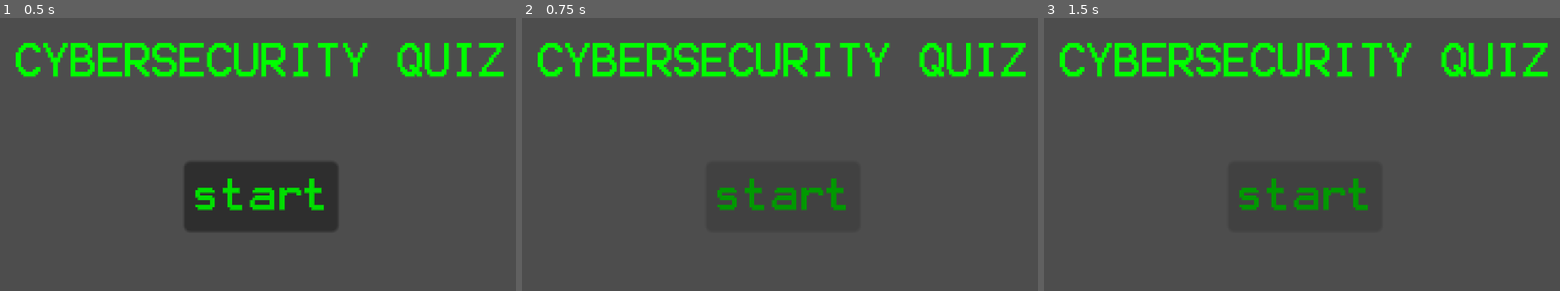
Above: before the commit, frames 1-3 (left to right).
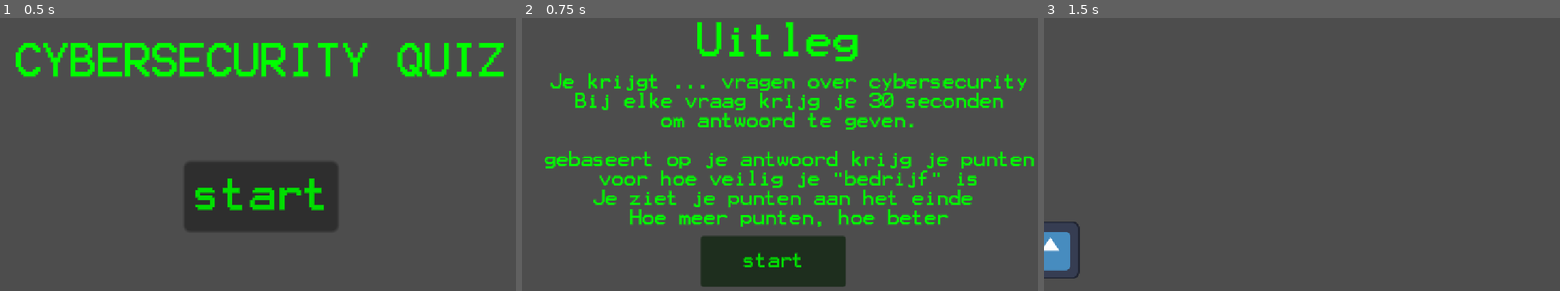
Above: after the commit, the same moments.

Repository: shinyrezz/pws-quiz
Game: Godot game, scene res://node_2d.tscn
Two runs of this game, one before a commit and one after it. Both use one fixed random seed, a clock stepped at 60 frames per second and the inputs below. The engine's default icon, where the game draws it, is replaced by a stand-in: a white triangle on a blue panel in a dark square.
Inputs:
- Up to frame 1 (0.5 s): no input
- Up to frame 2 (0.75 s): click "start" at 0.5 s
- Up to frame 3 (1.5 s): click "start" at 1.25 s

Frame 1 is identical in both runs. In frame 2, 23% of the frame differs, in the area x 3-100%, y 1-99%; in frame 3, 7.1%.
Error before the commit: Parse Error: Too many arguments for "queue_free()" call. Expected at most 0 but received 1. (res://button.gd:16)

Commit message:
yes

Diff:
--- a/Tutorial.tscn
+++ b/Tutorial.tscn
@@ -1,3 +1,56 @@
 [gd_scene format=3 uid="uid://csyf04nl7vkhx"]
 
+[ext_resource type="Script" uid="uid://dbrdhprv0ohlt" path="res://tutorial.gd" id="1_fr6qw"]
+[ext_resource type="FontFile" uid="uid://c7ewsn767rk6" path="res://terminal 16 unicode.ttf" id="2_oiqhk"]
+[ext_resource type="Script" uid="uid://dtdm0scckef3i" path="res://button2.gd" id="3_p3v23"]
+
 [node name="Node2D" type="Node2D" unique_id=887558977]
+scale = Vector2(5, 5)
+script = ExtResource("1_fr6qw")
+
+[node name="Label" type="Label" parent="." unique_id=73489867]
+modulate = Color(0, 1, 0, 1)
+offset_left = 76.2
+offset_top = 8.4
+offset_right = 244.2
+offset_bottom = 24.4
+theme_override_fonts/font = ExtResource("2_oiqhk")
+text = "Uitleg"
+max_lines_visible = 999
+
+[node name="Node2D" type="Node2D" parent="." unique_id=1911602914]
+scale = Vector2(0.45, 0.45)
+
+[node name="Label2" type="Label" parent="Node2D" unique_id=278293432]
+modulate = Color(0, 1, 0, 1)
+offset_left = 21.333332
+offset_top = 65.77778
+offset_right = 489.33334
+offset_bottom = 157.77777
+theme_override_fonts/font = ExtResource("2_oiqhk")
+text = "Je krijgt ... vragen over cybersecurity
+Bij elke vraag krijg je 30 seconden
+om antwoord te geven.
+
+gebaseert op je antwoord krijg je punten
+voor hoe veilig je \"bedrijf\" is
+Je ziet je punten aan het einde
+Hoe meer punten, hoe beter
+"
+horizontal_alignment = 1
+max_lines_visible = 999
+
+[node name="Button" type="Button" parent="Node2D/Label2" unique_id=1240386132]
+layout_mode = 0
+offset_left = 153.77779
+offset_top = 157.77777
+offset_right = 295.55554
+offset_bottom = 207.55556
+theme_override_colors/font_color = Color(0, 0.8745098, 0, 1)
+theme_override_colors/font_hover_color = Color(0, 0.6039216, 0, 1)
+theme_override_colors/icon_pressed_color = Color(0, 0.7019608, 0, 1)
+theme_override_fonts/font = ExtResource("2_oiqhk")
+text = "start"
+script = ExtResource("3_p3v23")
+
+[connection signal="pressed" from="Node2D/Label2/Button" to="Node2D/Label2/Button" method="_on_pressed2"]
--- a/button.gd
+++ b/button.gd
@@ -12,5 +12,5 @@
 
 
 func _on_pressed() -> void:
-	load("res://Tutorial.tscn")
-	queue_free("res://node_2d.tscn")
+	get_tree().change_scene_to_file("res://Tutorial.tscn")
+	Global.sceneswitch = true
--- /dev/null
+++ b/button2.gd
@@ -0,0 +1,16 @@
+extends Button
+
+
+# Called when the node enters the scene tree for the first time.
+func _ready() -> void:
+	pass # Replace with function body.
+
+
+# Called every frame. 'delta' is the elapsed time since the previous frame.
+func _process(delta: float) -> void:
+	pass
+
+
+func _on_pressed2() -> void:
+	get_tree().change_scene_to_file("res://questions.tscn")
+	Global.sceneswitch2 = true
--- /dev/null
+++ b/global.gd
@@ -0,0 +1,3 @@
+extends Node
+var sceneswitch = false
+var sceneswitch2 = false
--- a/node_2d.tscn
+++ b/node_2d.tscn
@@ -1,9 +1,11 @@
 [gd_scene format=3 uid="uid://cvwiutl7uu3i4"]
 
+[ext_resource type="Script" uid="uid://cp0ubdxpv238u" path="res://unload.gd" id="1_epypp"]
 [ext_resource type="Script" uid="uid://b8rcudgv505k3" path="res://button.gd" id="2_0e48y"]
 [ext_resource type="FontFile" uid="uid://c7ewsn767rk6" path="res://terminal 16 unicode.ttf" id="3_epypp"]
 
 [node name="Node2D" type="Node2D" unique_id=466613231]
+script = ExtResource("1_epypp")
 
 [node name="Node2D" type="Node2D" parent="." unique_id=825292005]
 scale = Vector2(5, 5)
--- a/project.godot
+++ b/project.godot
@@ -15,6 +15,10 @@
 config/features=PackedStringArray("4.7", "Forward Plus")
 config/icon="res://icon.svg"
 
+[autoload]
+
+Global="*uid://doj7xpoupxalx"
+
 [display]
 
 window/stretch/mode="canvas_items"
--- /dev/null
+++ b/questions.tscn
@@ -0,0 +1,16 @@
+[gd_scene format=3 uid="uid://c5fy5n0nsp3hw"]
+
+[ext_resource type="Texture2D" uid="uid://def6rqv0dnahj" path="res://icon.svg" id="1_uqn54"]
+
+[sub_resource type="WorldBoundaryShape2D" id="WorldBoundaryShape2D_gy4da"]
+
+[node name="Node2D" type="Node2D" unique_id=644014853]
+
+[node name="Area2D" type="Area2D" parent="." unique_id=1882952489]
+position = Vector2(14, 535)
+
+[node name="CollisionShape2D" type="CollisionShape2D" parent="Area2D" unique_id=922511897]
+shape = SubResource("WorldBoundaryShape2D_gy4da")
+
+[node name="Sprite2D" type="Sprite2D" parent="Area2D" unique_id=1559791142]
+texture = ExtResource("1_uqn54")
--- /dev/null
+++ b/tutorial.gd
@@ -0,0 +1,12 @@
+extends Node2D
+
+
+# Called when the node enters the scene tree for the first time.
+func _ready() -> void:
+	pass # Replace with function body.
+
+
+# Called every frame. 'delta' is the elapsed time since the previous frame.
+func _process(delta: float) -> void:
+	if Global.sceneswitch2 == true:
+		queue_free()
--- /dev/null
+++ b/unload.gd
@@ -0,0 +1,12 @@
+extends Node2D
+
+
+# Called when the node enters the scene tree for the first time.
+func _ready() -> void:
+	pass # Replace with function body.
+
+
+# Called every frame. 'delta' is the elapsed time since the previous frame.
+func _process(delta: float) -> void:
+	if Global.sceneswitch == true:
+		queue_free()
Not shown, added: button2.gd.uid
Not shown, added: global.gd.uid
Not shown, added: tutorial.gd.uid
Not shown, added: unload.gd.uid
